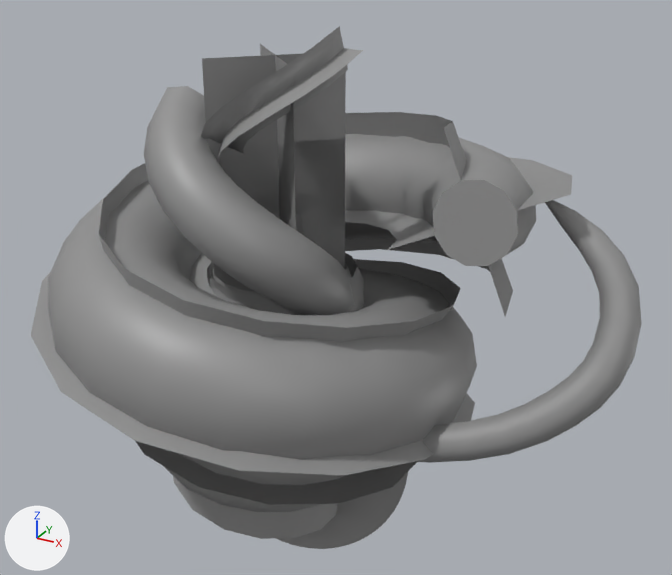
Two versions of the FBX model Assets/Meshes/Effect/Flogas/CYLHelix_Paladin.fbx, one commit apart.
The view is the same before and after, from a 50 mm camera at (3.47, -5.45, 4.05) aimed at (0.36, 0.2, 1.23). Arrows for +X, +Y and +Z are at lower left; the lights stay in place. Where no turn or scale is listed for an object, it has been applied to the vertices.

In view in the first picture: 'FX_Marshihit_Plane_001_SM_PHS', 'FX_MinoArcATTTrail_001_SM_CJS', 'FX_TwistMesh_006_SM_HKB', 'FX_twistCylinder_001_SM_CJH', 'FX_twistCylinder_002_SM_CJH', 'fx_CYLHelix_Paladin02', 'fx_CYLHelix_twstwind01', 'fx_Helix_Paladin02', 'fx_X_LHelix_twstwind01', 'fx_X_Plane_Zreo01', 'fx_twistCylinder02_SM', 'fx_x_longMesh_01'.
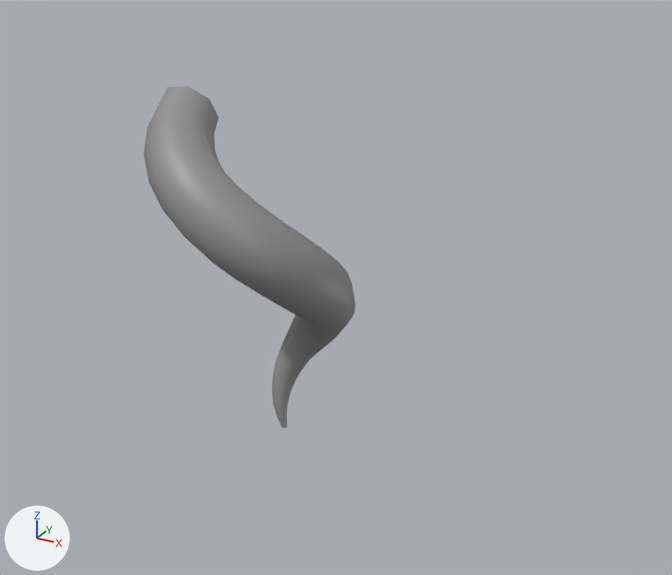
Boxes (x1, y1, x2, y2) around the edits, measured in the pictures (672 x 575 px):
'fx_CYLHelix_twstwind01', deleted
    before: (48, 134, 536, 512)
'fx_X_LHelix_twstwind01', deleted
    before: (31, 112, 572, 539)
'FX_MinoArcATTTrail_001_SM_CJS', deleted
    before: (415, 200, 642, 463)
'fx_x_longMesh_01', deleted
    before: (202, 44, 346, 292)
'fx_Helix_Paladin02', deleted
    before: (201, 26, 363, 243)
'fx_X_Plane_Zreo01', deleted
    before: (211, 138, 345, 292)
'FX_TwistMesh_006_SM_HKB', deleted
    before: (276, 472, 408, 549)
'FX_twistCylinder_001_SM_CJH', deleted
    before: (209, 253, 365, 315)
'FX_twistCylinder_002_SM_CJH', deleted
    before: (209, 254, 364, 313)
'fx_twistCylinder02_SM', deleted
    before: (209, 260, 351, 312)
'FX_Marshihit_Plane_001_SM_PHS', deleted
    before: (273, 211, 304, 235)

Edits to the bpy script that builds the scene:
```text
Remove ob_fx_twistcylinder02_sm:
    ob_fx_twistcylinder02_sm = bpy.data.objects.new('fx_twistCylinder02_SM', me_fx_twistcylinder02_sm)
    ob_fx_twistcylinder02_sm.location = (0.0, 0.0, 0.0)
Remove ob_fx_twistcylinder_002_sm_cjh:
    ob_fx_twistcylinder_002_sm_cjh = bpy.data.objects.new('FX_twistCylinder_002_SM_CJH', me_fx_twistcylinder_002_sm_cjh)
    ob_fx_twistcylinder_002_sm_cjh.location = (0.0, 0.0, 0.0)
Remove ob_fx_x_longmesh_01:
    ob_fx_x_longmesh_01 = bpy.data.objects.new('fx_x_longMesh_01', me_fx_x_longmesh_01)
    ob_fx_x_longmesh_01.location = (0.0, 0.0, 0.0)
Remove ob_fx_twistmesh_006_sm_hkb:
    ob_fx_twistmesh_006_sm_hkb = bpy.data.objects.new('FX_TwistMesh_006_SM_HKB', me_fx_twistmesh_006_sm_hkb)
    ob_fx_twistmesh_006_sm_hkb.location = (0.0, 0.0, 0.0)
Remove ob_fx_minoarcatttrail_001_sm_cjs:
    ob_fx_minoarcatttrail_001_sm_cjs = bpy.data.objects.new('FX_MinoArcATTTrail_001_SM_CJS', me_fx_minoarcatttrail_001_sm_cjs)
    ob_fx_minoarcatttrail_001_sm_cjs.location = (0.0, 0.0, 0.0)
Remove ob_fx_twistcylinder_001_sm_cjh:
    ob_fx_twistcylinder_001_sm_cjh = bpy.data.objects.new('FX_twistCylinder_001_SM_CJH', me_fx_twistcylinder_001_sm_cjh)
    ob_fx_twistcylinder_001_sm_cjh.location = (0.0, 0.0, 0.0)
Remove ob_fx_helix_paladin02:
    ob_fx_helix_paladin02 = bpy.data.objects.new('fx_Helix_Paladin02', me_fx_helix_paladin02)
    ob_fx_helix_paladin02.location = (0.0, 0.0, 0.0)
Remove ob_fx_marshihit_plane_001_sm_phs:
    ob_fx_marshihit_plane_001_sm_phs = bpy.data.objects.new('FX_Marshihit_Plane_001_SM_PHS', me_fx_marshihit_plane_001_sm_phs)
    ob_fx_marshihit_plane_001_sm_phs.location = (0.0, 0.0, 0.0)
Remove ob_fx_x_plane_zreo01:
    ob_fx_x_plane_zreo01 = bpy.data.objects.new('fx_X_Plane_Zreo01', me_fx_x_plane_zreo01)
    ob_fx_x_plane_zreo01.location = (0.0, 0.0, 0.0)
Remove ob_fx_x_lhelix_twstwind01:
    ob_fx_x_lhelix_twstwind01 = bpy.data.objects.new('fx_X_LHelix_twstwind01', me_fx_x_lhelix_twstwind01)
    ob_fx_x_lhelix_twstwind01.location = (0.0, 0.0, 0.0)
Remove ob_fx_cylhelix_twstwind01:
    ob_fx_cylhelix_twstwind01 = bpy.data.objects.new('fx_CYLHelix_twstwind01', me_fx_cylhelix_twstwind01)
    ob_fx_cylhelix_twstwind01.location = (0.0, 0.0, 0.0)
```
